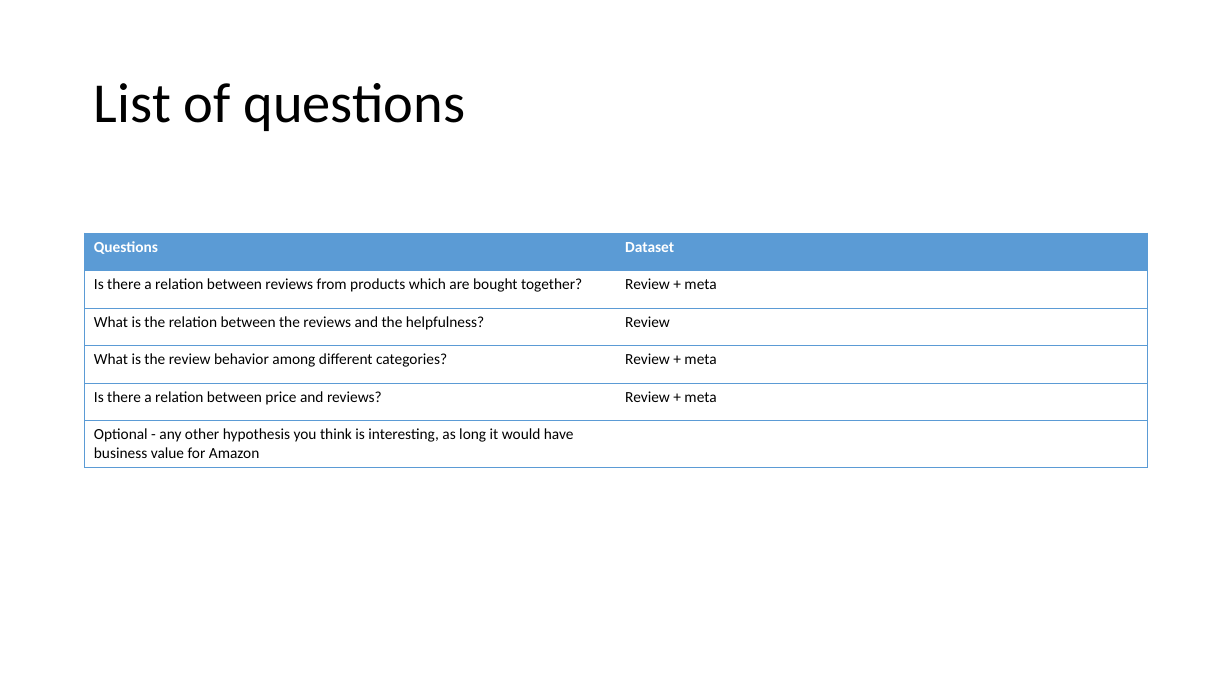
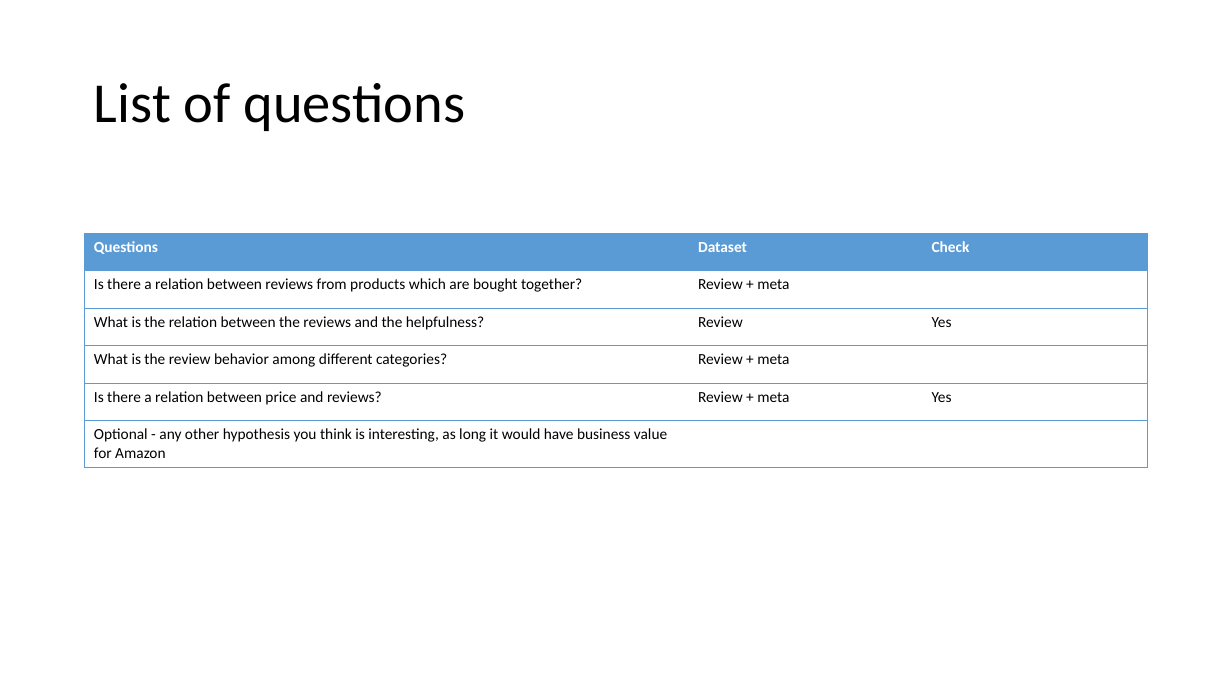
Before and after one commit to joyceXD/product-review, a slide deck: slide 3 of presentation/Product review analysis.pptx. Drawn at 1232x693 pixels with LibreOffice and Linux fonts; fonts in the diff are those of the drawing. Boxes give left, top, right and bottom in pixels: in the first picture for what was removed or moved away, otherwise in the second. Text is boxed around its words. In the diff, an @@ line names an element or a change of style, - is before the commit and + after.

```diff
--- a/presentation/Product review analysis.pptx
+++ b/presentation/Product review analysis.pptx
@@ table at bbox=[85, 233, 1148, 467] @@
+column 3: Check |  | Yes |  | Yes | 
```
Also in this commit, not shown: 2 slides added, 9 other files.
